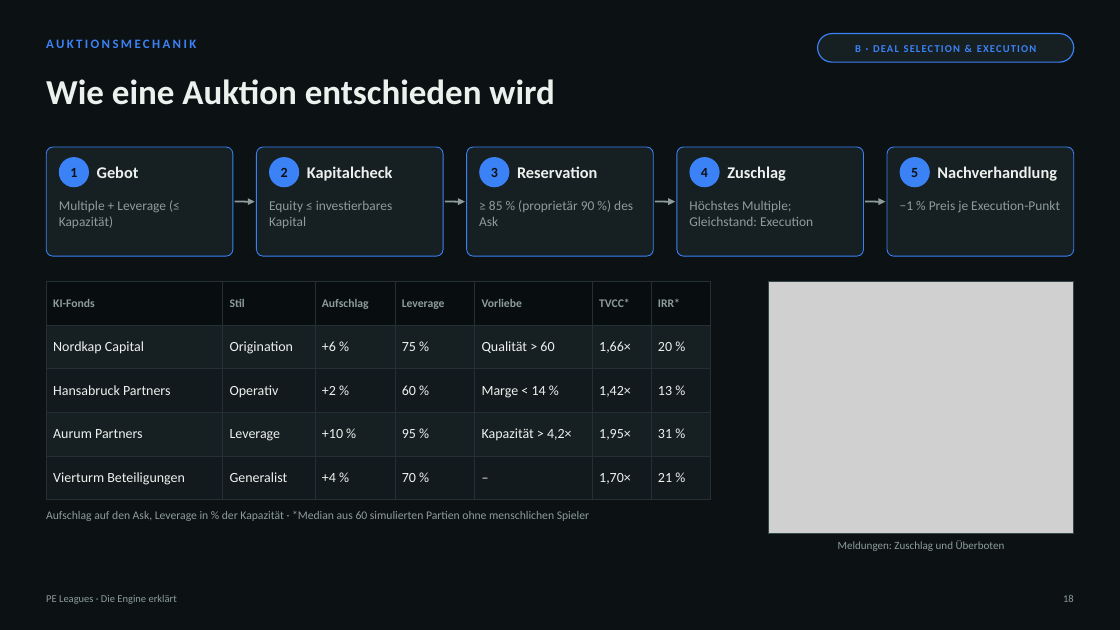
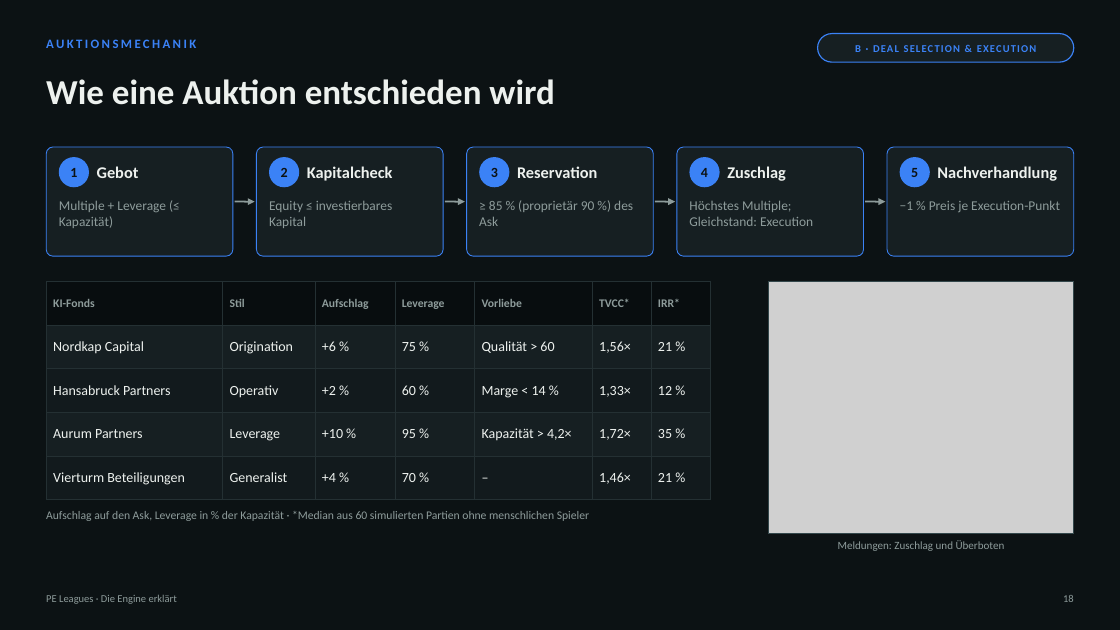
Before and after one commit to thematicum-dev/pe-leagues, a slide deck: slide 18 of docs/lehrmaterial/PE-Leagues_Engine-erklaert.pptx. Drawn at 1120x630 pixels with LibreOffice and Linux fonts; fonts in the diff are those of the drawing; grey boxes stand for pictures. Boxes give left, top, right and bottom in pixels: in the first picture for what was removed or moved away, otherwise in the second. Text is boxed around its words. In the diff, an @@ line names an element or a change of style, - is before the commit and + after.

```diff
--- a/docs/lehrmaterial/PE-Leagues_Engine-erklaert.pptx
+++ b/docs/lehrmaterial/PE-Leagues_Engine-erklaert.pptx
@@ table at (46,281,710,489) @@
-row 2, column 6: 1,66×
+row 2, column 6: 1,56×
-row 2, column 7: 20 %
+row 2, column 7: 21 %
-row 3, column 6: 1,42×
+row 3, column 6: 1,33×
-row 3, column 7: 13 %
+row 3, column 7: 12 %
-row 4, column 6: 1,95×
+row 4, column 6: 1,72×
-row 4, column 7: 31 %
+row 4, column 7: 35 %
-row 5, column 6: 1,70×
+row 5, column 6: 1,46×
```
Also in this commit, not shown: 6 other slides changed, 2 other files.
